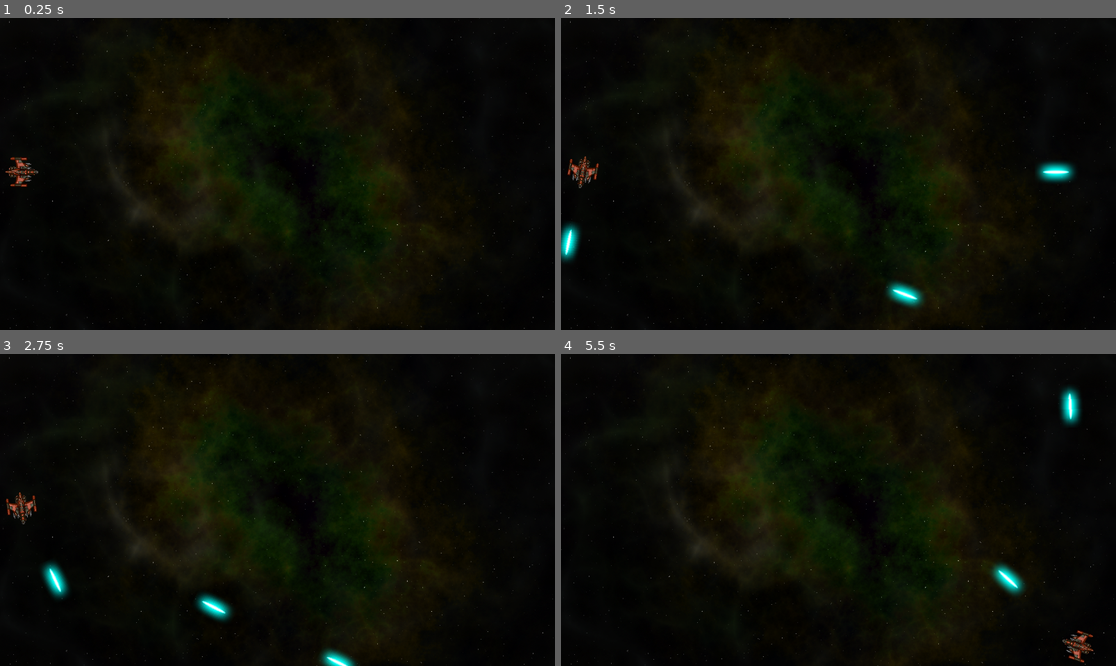
Above: before the commit, frames 1-4 (two rows, left to right).
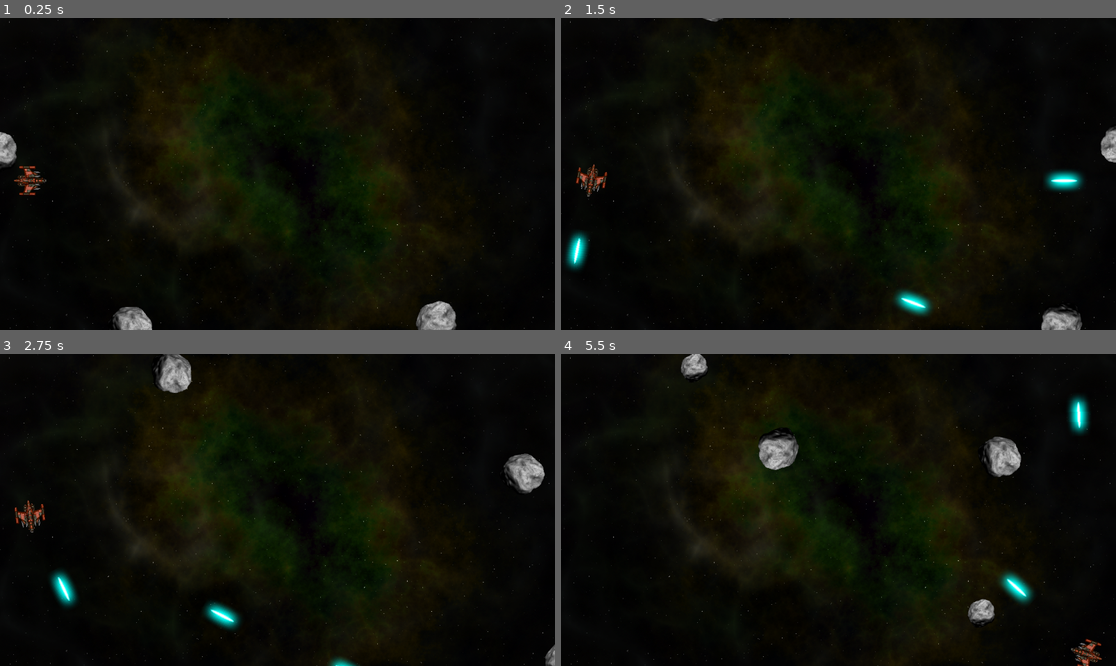
Above: after the commit, the same moments.

Repository: erikrios/space-rocks
Game: Godot game, scene res://main/main.tscn
Same seed, same stepped clock (60 frames per second), same inputs: the game is played once before the commit and once after it.
Inputs:
- Up to frame 1 (0.25 s): no input
- Up to frame 2 (1.5 s): hold D (rotate_right) 0.53-1.28 s; hold Space (shoot) 0.53-1.28 s; hold A (rotate_left) from 1.28 s (still down); tap Space (shoot) at 1.35 s
- Up to frame 3 (2.75 s): release A (rotate_left) at 2.03 s; hold D (rotate_right) from 2.03 s (still down); hold Space (shoot) from 2.03 s (still down)
- Up to frame 4 (5.5 s): release D (rotate_right) at 2.78 s; release Space (shoot) at 2.78 s; hold W (thrust) 2.78-3.53 s; tap Space (shoot) at 2.85, 4.35 s; hold Space (shoot) 3.53-4.28 s; hold A (rotate_left) from 3.53 s (still down); hold Space (shoot) from 5.03 s (still down)

The runs differ from the first frame. In frame 1, 1.7% of the frame differs, in the area x 0-83%, y 36-100%; in frame 2, 2.8%; in frame 3, 3.1%; in frame 4, 3.4%, in the area x 21-98%, y 0-100%.

Commit message:
Adding the rocks

Diff:
--- /dev/null
+++ b/main/main.gd
@@ -0,0 +1,31 @@
+extends Node
+
+@export var rock_scene: PackedScene
+
+var screensize = Vector2.ZERO
+
+func _ready() -> void:
+	screensize = get_viewport().get_visible_rect().size
+	for i in 3:
+		spawn_rock(3)
+
+func spawn_rock(size: int, pos=null, vel=null) -> void:
+	if pos == null:
+		$RockPath/RockSpawn.progress = randi()
+		pos = $RockPath/RockSpawn.position
+	if vel == null:
+		vel = Vector2.RIGHT.rotated(randf_range(0, TAU)) * randf_range(50, 125)
+	var r := rock_scene.instantiate()
+	r.screensize = screensize
+	r.start(pos, vel, size)
+	call_deferred("add_child", r)
+	r.exploded.connect(self._on_rock_exploded)
+
+func _on_rock_exploded(size: int, radius: int, pos: Vector2, vel: Vector2):
+	if size <= 1:
+		return
+	for offset in [-1, 1]:
+		var dir = $Player.position.direction_to(pos).orthogonal() * offset
+		var newpos = pos + dir * radius
+		var newvel = dir * vel.length() * 1.1
+		spawn_rock(size - 1, newpos, newvel)
--- a/main/main.tscn
+++ b/main/main.tscn
@@ -1,9 +1,19 @@
-[gd_scene load_steps=3 format=3 uid="uid://d16gkc1hliq2v"]
+[gd_scene load_steps=6 format=3 uid="uid://d16gkc1hliq2v"]
 
 [ext_resource type="Texture2D" uid="uid://bugup4gccxij5" path="res://assets/space_background.png" id="1_lqnxj"]
+[ext_resource type="Script" path="res://main/main.gd" id="1_pqna7"]
+[ext_resource type="PackedScene" uid="uid://cxcdoaa7lolcr" path="res://object/rock.tscn" id="2_cyn54"]
 [ext_resource type="PackedScene" uid="uid://3hacrxvo7jjc" path="res://player/player.tscn" id="2_ktrok"]
 
+[sub_resource type="Curve2D" id="Curve2D_d2pfu"]
+_data = {
+"points": PackedVector2Array(0, 0, 0, 0, 8, 8, 0, 0, 0, 0, 1136, 8, 0, 0, 0, 0, 1136, 632, 0, 0, 0, 0, 16, 624, 0, 0, 0, 0, 8, 8)
+}
+point_count = 5
+
 [node name="Main" type="Node"]
+script = ExtResource("1_pqna7")
+rock_scene = ExtResource("2_cyn54")
 
 [node name="Background" type="Sprite2D" parent="."]
 position = Vector2(576, 325.5)
@@ -12,3 +22,9 @@
 
 [node name="Player" parent="." instance=ExtResource("2_ktrok")]
 position = Vector2(45, 320)
+
+[node name="RockPath" type="Path2D" parent="."]
+curve = SubResource("Curve2D_d2pfu")
+
+[node name="RockSpawn" type="PathFollow2D" parent="RockPath"]
+position = Vector2(8, 8)
--- /dev/null
+++ b/object/explosion.tscn
@@ -0,0 +1,51 @@
+[gd_scene load_steps=5 format=3 uid="uid://k6crmue5cg2b"]
+
+[ext_resource type="Texture2D" uid="uid://c1bsk51meogd5" path="res://assets/explosion.png" id="1_5avaa"]
+
+[sub_resource type="Animation" id="Animation_6gge5"]
+resource_name = "explosion"
+length = 0.64
+step = 0.01
+tracks/0/type = "value"
+tracks/0/imported = false
+tracks/0/enabled = true
+tracks/0/path = NodePath(".:frame")
+tracks/0/interp = 1
+tracks/0/loop_wrap = true
+tracks/0/keys = {
+"times": PackedFloat32Array(0, 0.64),
+"transitions": PackedFloat32Array(1, 1),
+"update": 0,
+"values": [0, 63]
+}
+
+[sub_resource type="Animation" id="Animation_uamwc"]
+length = 0.001
+tracks/0/type = "value"
+tracks/0/imported = false
+tracks/0/enabled = true
+tracks/0/path = NodePath(".:frame")
+tracks/0/interp = 1
+tracks/0/loop_wrap = true
+tracks/0/keys = {
+"times": PackedFloat32Array(0),
+"transitions": PackedFloat32Array(1),
+"update": 1,
+"values": [0]
+}
+
+[sub_resource type="AnimationLibrary" id="AnimationLibrary_cyb4s"]
+_data = {
+"RESET": SubResource("Animation_uamwc"),
+"explosion": SubResource("Animation_6gge5")
+}
+
+[node name="Explosion" type="Sprite2D"]
+texture = ExtResource("1_5avaa")
+hframes = 8
+vframes = 8
+
+[node name="AnimationPlayer" type="AnimationPlayer" parent="."]
+libraries = {
+"": SubResource("AnimationLibrary_cyb4s")
+}
--- /dev/null
+++ b/object/rock.gd
@@ -0,0 +1,38 @@
+extends RigidBody2D
+
+var screensize := Vector2.ZERO
+var size: int
+var radius: int
+var scale_factor := 0.2
+
+signal exploded
+
+func start(_position: Vector2, _velocity: Vector2, _size: int) -> void:
+	position = _position
+	size = _size
+	mass = 1.5 * size
+	$Sprite2D.scale = Vector2.ONE * scale_factor * size
+	radius = int($Sprite2D.texture.get_size().x / 2 * $Sprite2D.scale.x)
+	var shape := CircleShape2D.new()
+	shape.radius = radius
+	$CollisionShape2D.shape = shape
+	linear_velocity = _velocity
+	angular_velocity = randf_range(-PI, PI)
+	$Explosion.scale = Vector2.ONE * 0.75 * size
+
+func _integrate_forces(physics_state: PhysicsDirectBodyState2D) -> void:
+	var xform := physics_state.transform
+	xform.origin.x = wrapf(xform.origin.x, 0 - radius, screensize.x + radius)
+	xform.origin.y = wrapf(xform.origin.y, 0 - radius, screensize.y + radius)
+	physics_state.transform = xform
+
+func explode() -> void:
+	$CollisionShape2D.set_deferred("disabled", true)
+	$Sprite2D.hide()
+	$Explosion/AnimationPlayer.play("explosion")
+	$Explosion.show()
+	exploded.emit(size, radius, position, linear_velocity)
+	linear_velocity = Vector2.ZERO
+	angular_velocity = 0
+	await $Explosion/AnimationPlayer.animation_finished
+	queue_free()
--- /dev/null
+++ b/object/rock.tscn
@@ -0,0 +1,22 @@
+[gd_scene load_steps=5 format=3 uid="uid://cxcdoaa7lolcr"]
+
+[ext_resource type="Texture2D" uid="uid://lmhica220n5j" path="res://assets/rock.png" id="1_77vhp"]
+[ext_resource type="Script" path="res://object/rock.gd" id="1_bhy56"]
+[ext_resource type="PackedScene" uid="uid://k6crmue5cg2b" path="res://object/explosion.tscn" id="3_3cqvi"]
+
+[sub_resource type="PhysicsMaterial" id="PhysicsMaterial_8p0mh"]
+bounce = 1.0
+
+[node name="Rock" type="RigidBody2D" groups=["rocks"]]
+physics_material_override = SubResource("PhysicsMaterial_8p0mh")
+linear_damp_mode = 1
+angular_damp_mode = 1
+script = ExtResource("1_bhy56")
+
+[node name="Sprite2D" type="Sprite2D" parent="."]
+texture = ExtResource("1_77vhp")
+
+[node name="CollisionShape2D" type="CollisionShape2D" parent="."]
+
+[node name="Explosion" parent="." instance=ExtResource("3_3cqvi")]
+visible = false
